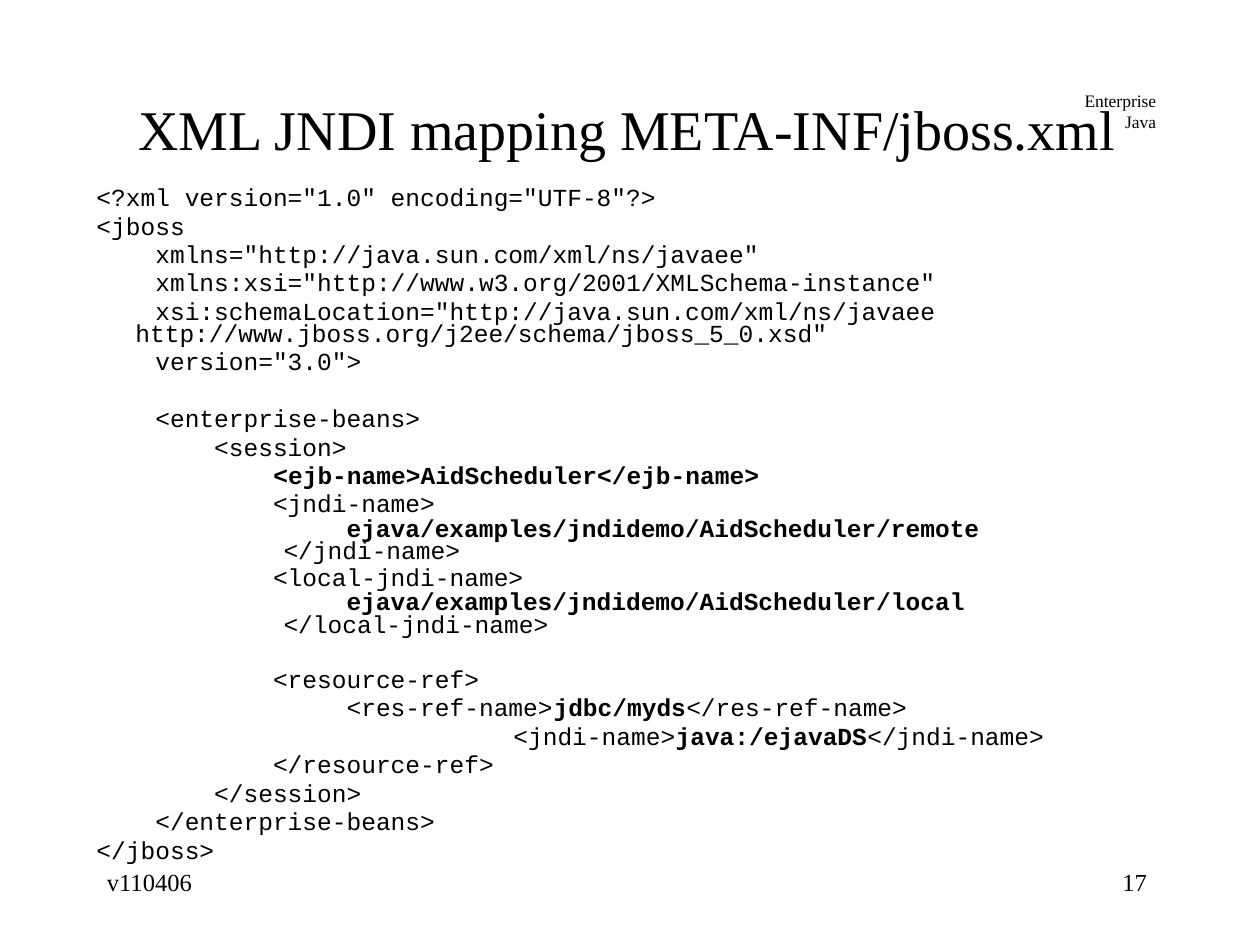
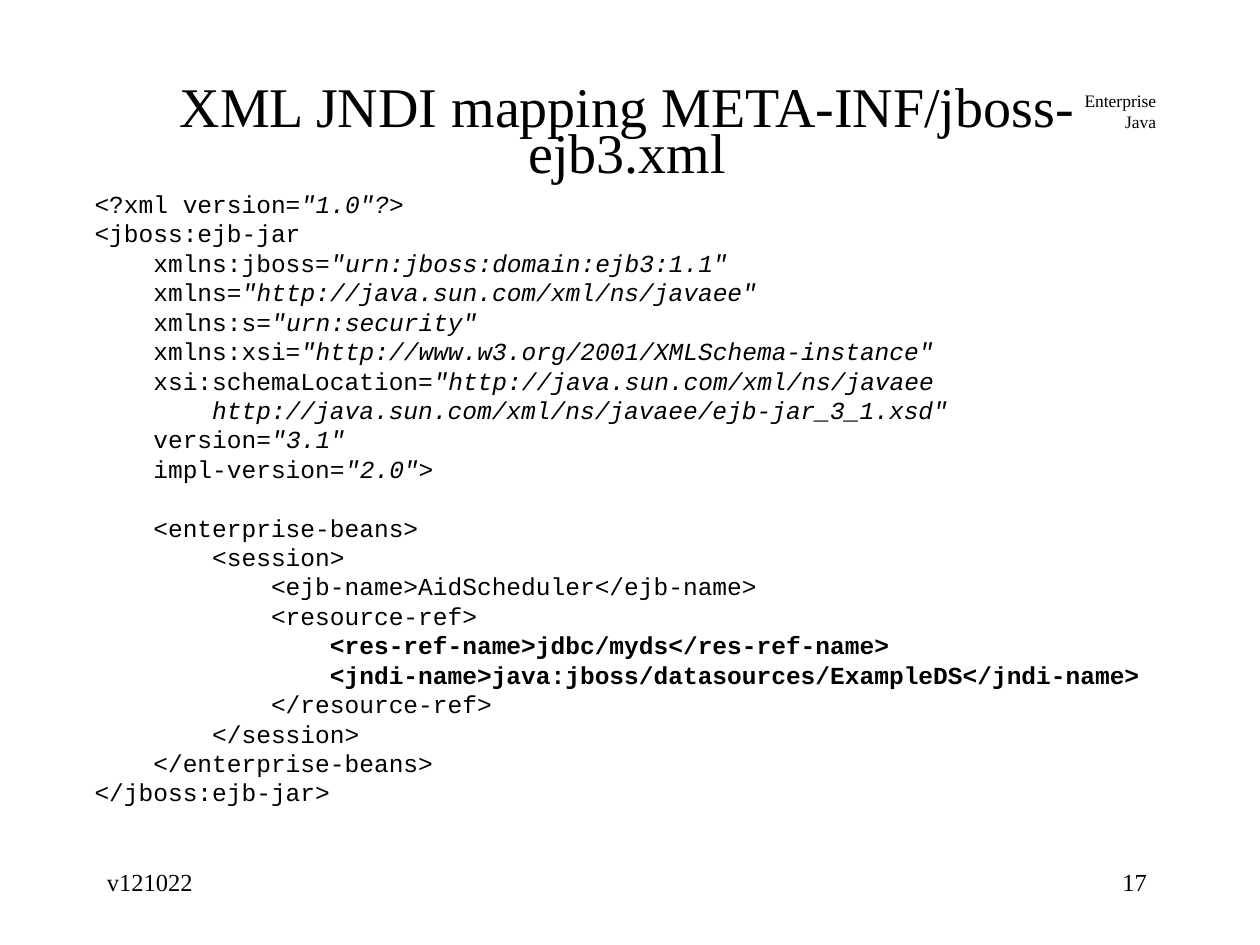
Before and after one commit to jcstaff/ejava-javaee, a slide deck: slide 17 of jndiDemo/src/site/resources/lectures/jndiENC.ppt. Drawn at 1260x945 pixels with LibreOffice and Linux fonts; fonts in the diff are those of the drawing. Boxes give left, top, right and bottom in pixels: in the first picture for what was removed or moved away, otherwise in the second. Text is boxed around its words. In the diff, an @@ line names an element or a change of style, - is before the commit and + after.

```diff
--- a/jndiDemo/src/site/resources/lectures/jndiENC.ppt
+++ b/jndiDemo/src/site/resources/lectures/jndiENC.ppt
@@ title at box(180, 88, 1073, 184): text changed @@
-XML JNDI mapping META-INF/jboss.xml
+XML JNDI mapping META-INF/jboss-ejb3.xml
@@ text at box(94, 195, 727, 277): text changed @@
-<?xml version="1.0" encoding="UTF-8"?>
-<jboss
+<?xml version="1.0"?>
+<jboss:ejb-jar
+xmlns:jboss="urn:jboss:domain:ejb3:1.1"
@@ text at box(153, 283, 933, 777): italic on in "xmlns="http://java.sun.com/xml/ns/javaee"", "xmlns:xsi="http://www.w3.org/2001/XMLSchema-instance""; bold off in "<ejb-name>AidScheduler</ejb-name>"; bold on in "<res-ref-name>jdbc/myds</res-ref-name>"; indent changed; line spacing 0.75 to 1; less space between paragraphs @@
@@ text at box(153, 313, 477, 336): paragraph added @@
+xmlns:s="urn:security"
@@ text at box(153, 372, 948, 483): text changed; italic on @@
-xsi:schemaLocation="http://java.sun.com/xml/ns/javaee http://www.jboss.org/j2ee/schema/jboss_5_0.xsd"
-version="3.0">
+xsi:schemaLocation="http://java.sun.com/xml/ns/javaee
+http://java.sun.com/xml/ns/javaee/ejb-jar_3_1.xsd"
+version="3.1"
+impl-version="2.0">
@@ text at box(273, 495, 979, 638): paragraphs removed @@
-<jndi-name>
-        ejava/examples/jndidemo/AidScheduler/remote
-      </jndi-name>
-<local-jndi-name>
-        ejava/examples/jndidemo/AidScheduler/local
-      </local-jndi-name>
@@ text at box(330, 666, 1139, 689): text changed; bold on @@
-<jndi-name>java:/ejavaDS</jndi-name>
+<jndi-name>java:jboss/datasources/ExampleDS</jndi-name>
@@ text at box(94, 783, 329, 806): text changed @@
-</jboss>
+</jboss:ejb-jar>
@@ text at box(107, 874, 193, 892): text changed @@
-v110406
+v121022
```
Also in this commit, not shown: 23 other slides changed, 12 slides added, 1 slide removed.
